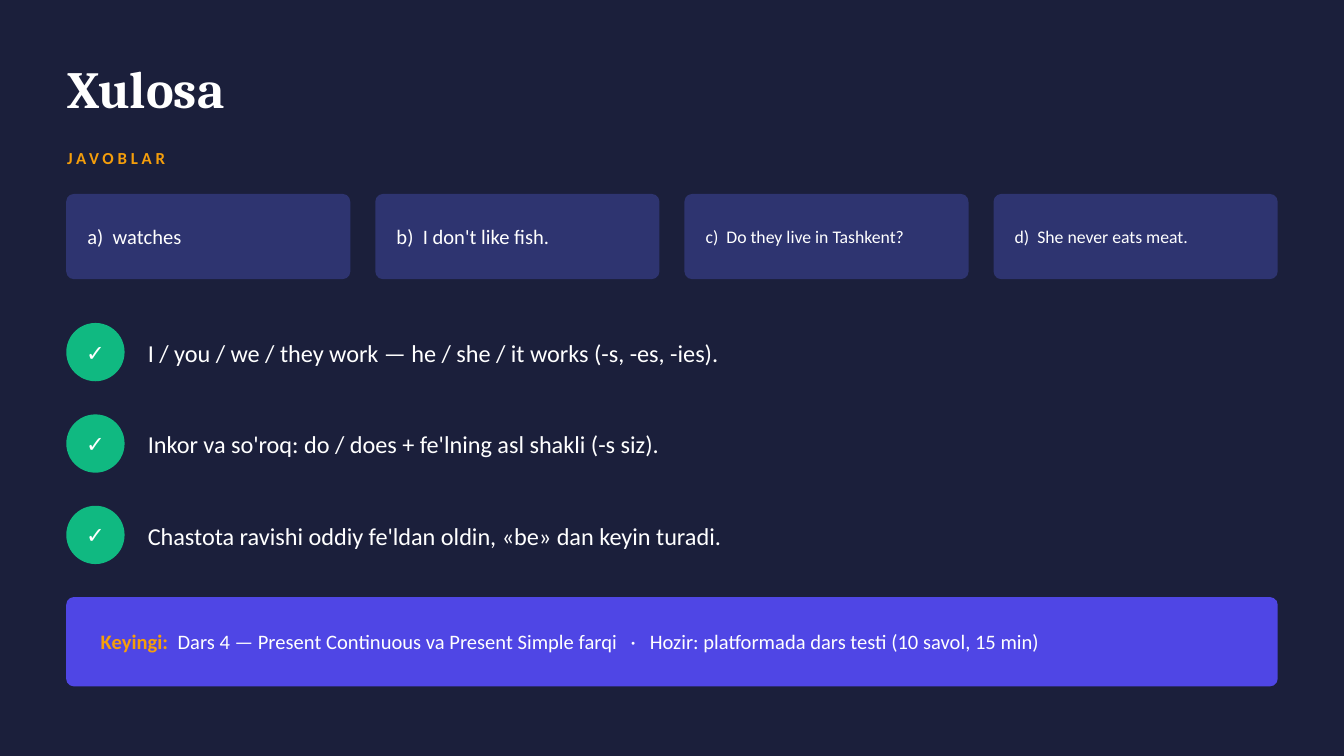
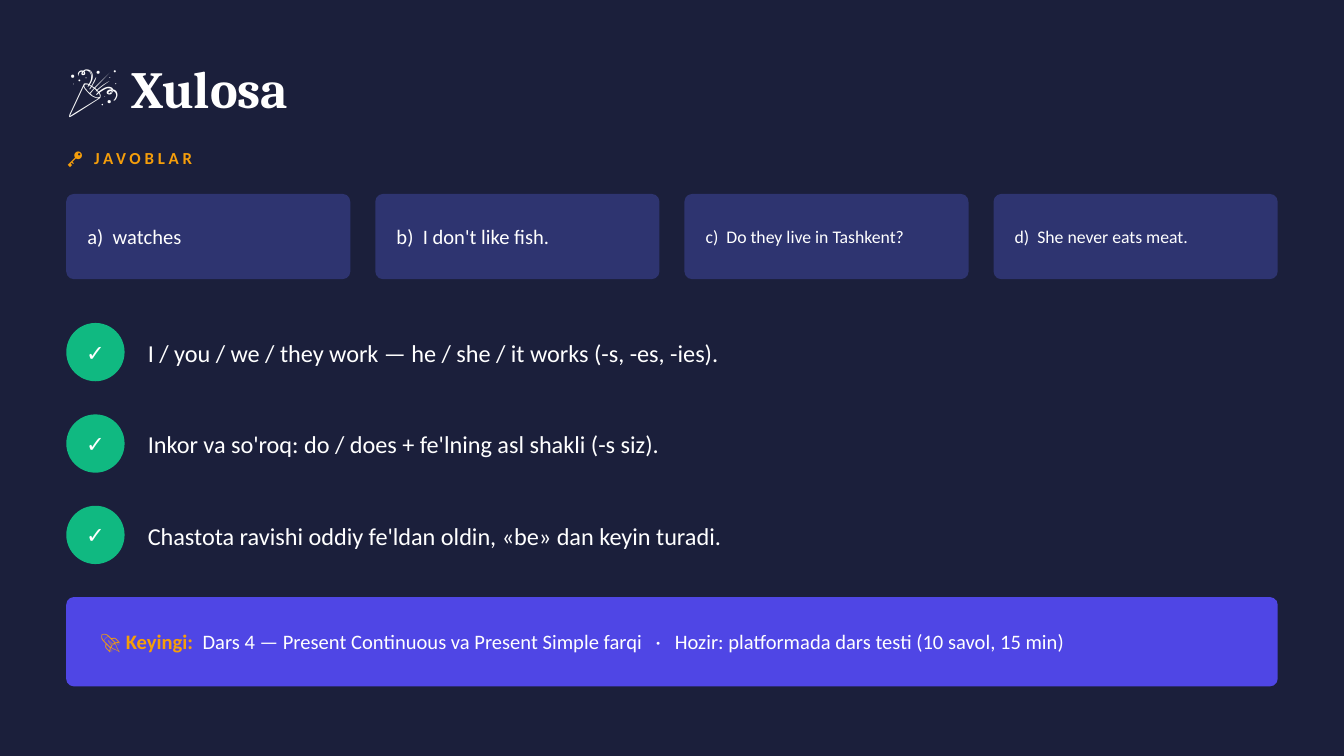
Before and after one commit to Sunnatbe/probability_for_11grade, a slide deck: slide 11 of general-english/namuna/Dars03_Present_Simple.pptx. Drawn at 1344x756 pixels with LibreOffice and Linux fonts; fonts in the diff are those of the drawing. Boxes give left, top, right and bottom in pixels: in the first picture for what was removed or moved away, otherwise in the second. Text is boxed around its words. In the diff, an @@ line names an element or a change of style, - is before the commit and + after.

```diff
--- a/general-english/namuna/Dars03_Present_Simple.pptx
+++ b/general-english/namuna/Dars03_Present_Simple.pptx
@@ text at box(131, 71, 288, 109): text changed @@
-Xulosa
+🎉 Xulosa
@@ text at box(94, 153, 192, 164): text changed @@
-JAVOBLAR
+🔑 JAVOBLAR
@@ text at box(126, 634, 1064, 653): text changed @@
-Keyingi: Dars 4 — Present Continuous va Present Simple farqi · Hozir: platformada dars testi (10 savol, 15 min)
+🚀 Keyingi: Dars 4 — Present Continuous va Present Simple farqi · Hozir: platformada dars testi (10 savol, 15 min)
```
Also in this commit, not shown: 10 other slides changed, 2 other files.
